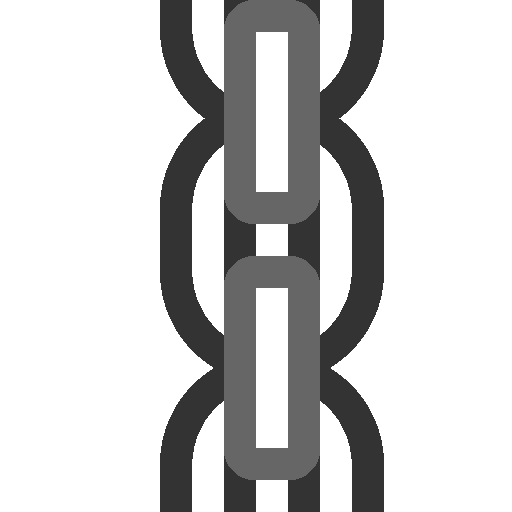
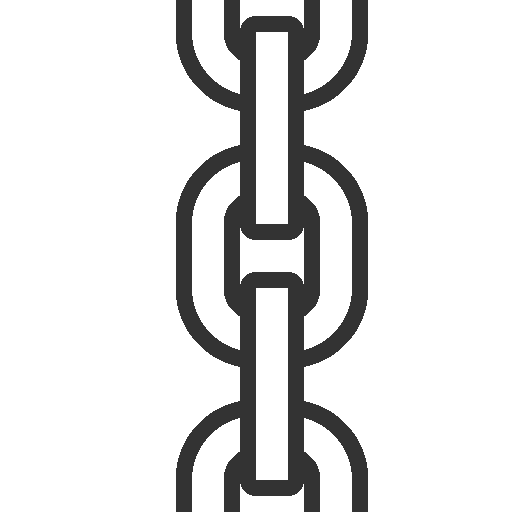
Before/after of a 512 × 512 layered artwork. What changed in the layer stack:
added layer "Ebene #7" above "Ebene #6" over [240, 272, 304, 496]
added layer "Ebene #6" above "Ebene #5" over [240, 16, 304, 240]
added layer "Ebene #5" above "Ebene #4" over [176, 400, 368, 512]
added layer "Ebene #4" above "Ebene-Kopie" over [176, 0, 368, 368]
hid "Ebene-Kopie" over [224, 256, 320, 480]
hid "Ebene" over [224, 0, 320, 224]
hid "Ebene #2" over [160, 352, 384, 512]
hid "Ebene #3" over [160, 0, 384, 141]
hid "Ebene #1" over [160, 96, 384, 384]
